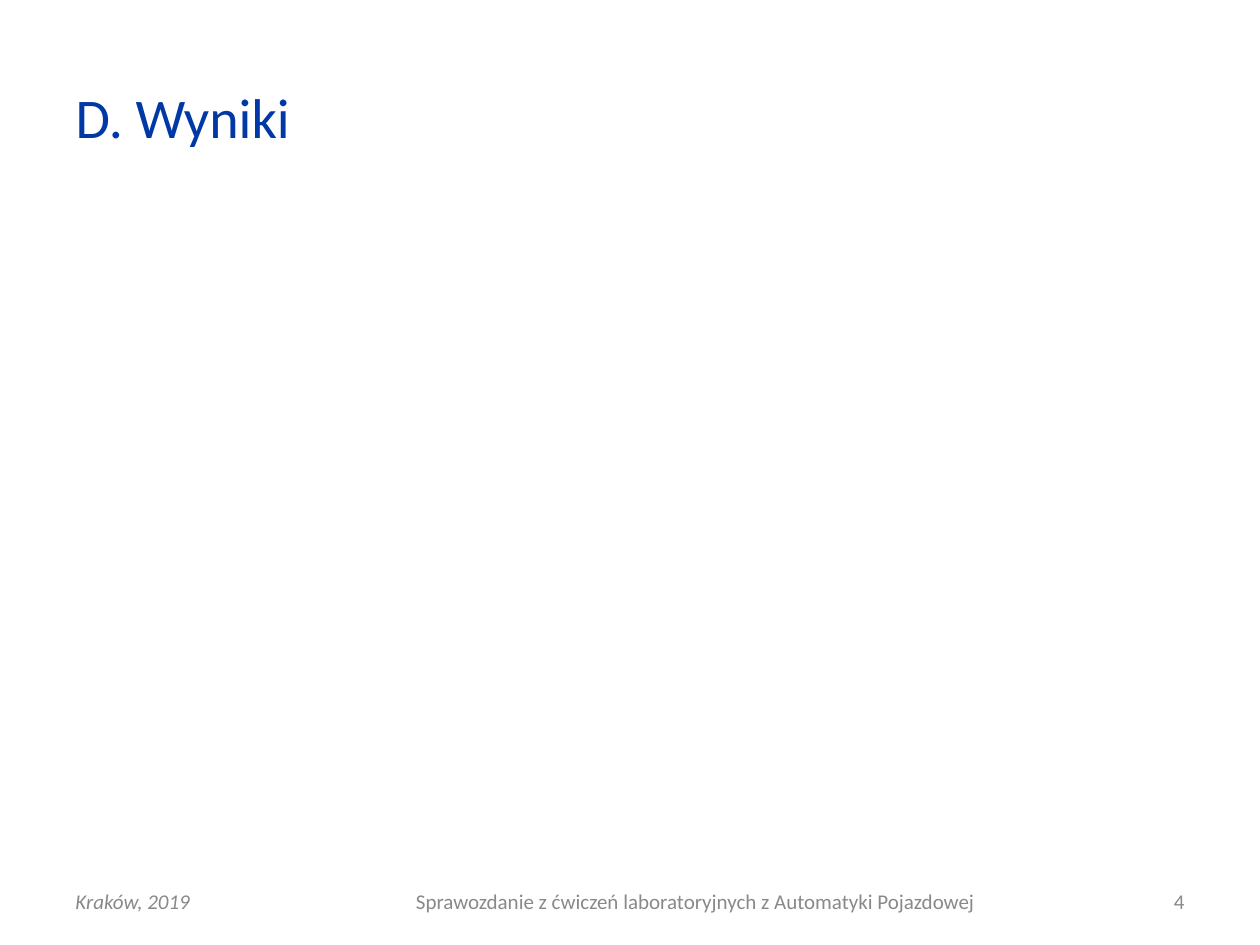
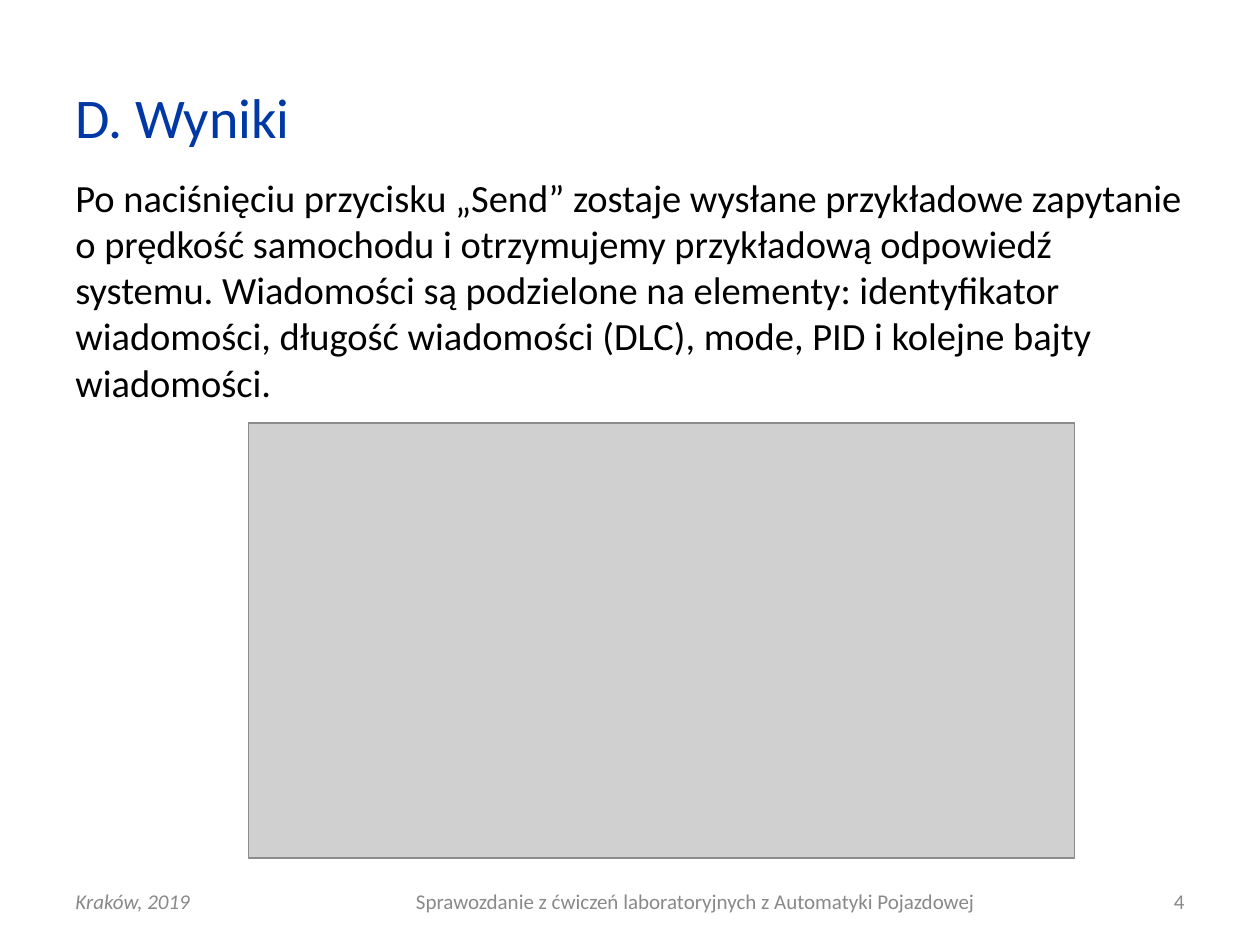
Before and after one commit to elfsonix/Automatyka-Pojazdowa, a slide deck: slide 4 of Lab12/AP_L12_20190508_0930_G03.ppt. Drawn at 1260x945 pixels with LibreOffice and Linux fonts; fonts in the diff are those of the drawing; grey boxes stand for pictures. Boxes give left, top, right and bottom in pixels: in the first picture for what was removed or moved away, otherwise in the second. Text is boxed around its words. In the diff, an @@ line names an element or a change of style, - is before the commit and + after.

```diff
--- a/Lab12/AP_L12_20190508_0930_G03.ppt
+++ b/Lab12/AP_L12_20190508_0930_G03.ppt
@@ text added at (75, 185, 1181, 398), 22 pt, text #000000 @@
+Po naciśnięciu przycisku „Send” zostaje wysłane przykładowe zapytanie o prędkość samochodu i otrzymujemy przykładową odpowiedź systemu. Wiadomości są podzielone na elementy: identyfikator wiadomości, długość wiadomości (DLC), mode, PID i kolejne bajty wiadomości.
@@ picture added at (248, 423, 1075, 858) @@
```
Also in this commit, not shown: 1 other file.
